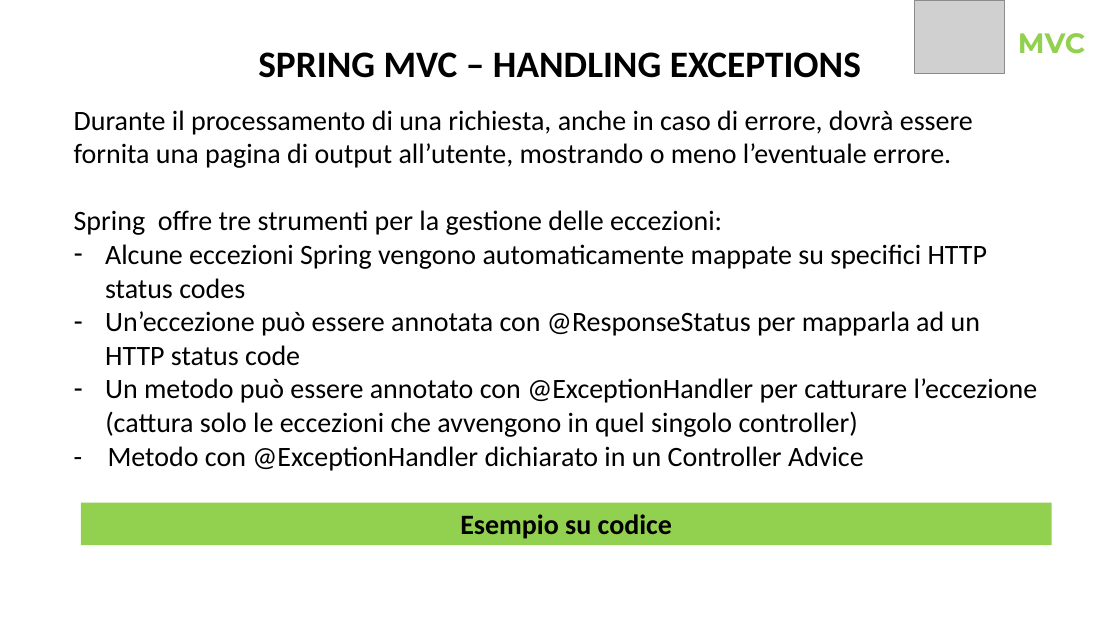
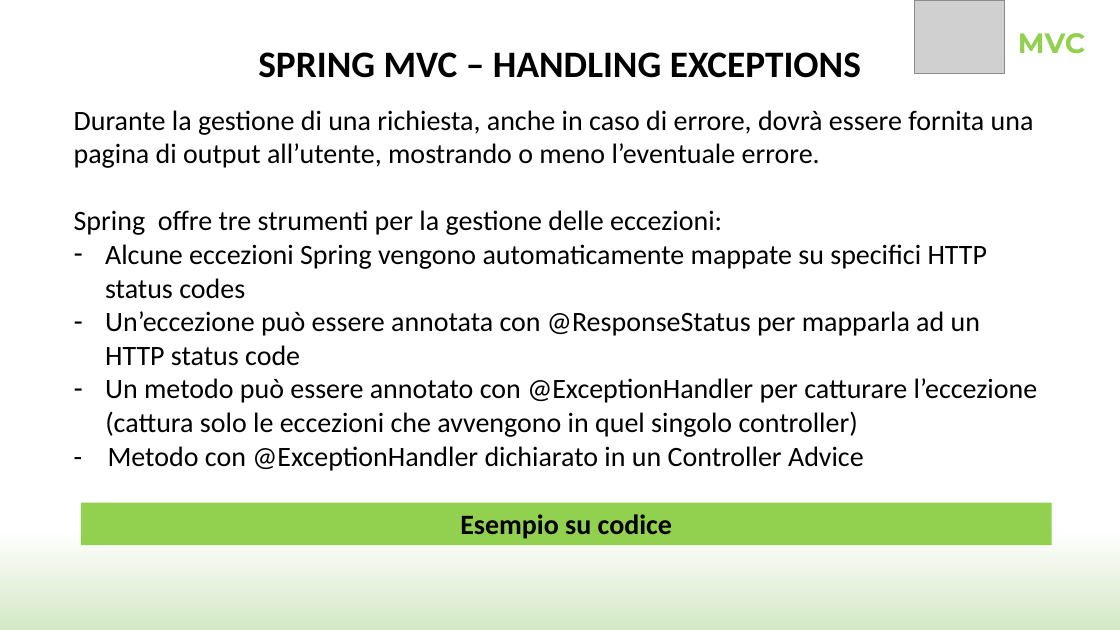
Before and after one commit to SimoneCas/java, a slide deck: slide 33 of SpringSample/Spring.pptx. Drawn at 1120x630 pixels with LibreOffice and Linux fonts; fonts in the diff are those of the drawing; grey boxes stand for pictures; background and template pictures are left out. Boxes give left, top, right and bottom in pixels: in the first picture for what was removed or moved away, otherwise in the second. Text is boxed around its words. In the diff, an @@ line names an element or a change of style, - is before the commit and + after.

```diff
--- a/SpringSample/Spring.pptx
+++ b/SpringSample/Spring.pptx
@@ background #FFFFFF to gradient #FFFFFF to #D4E8C6 @@
@@ text at bbox=[74, 110, 1034, 168]: text changed @@
-Durante il processamento di una richiesta, anche in caso di errore, dovrà essere fornita una pagina di output all’utente, mostrando o meno l’eventuale errore.
+Durante la gestione di una richiesta, anche in caso di errore, dovrà essere fornita una pagina di output all’utente, mostrando o meno l’eventuale errore.
```
Also in this commit, not shown: 24 other slides changed, 33 slides added, 11 slides removed.
